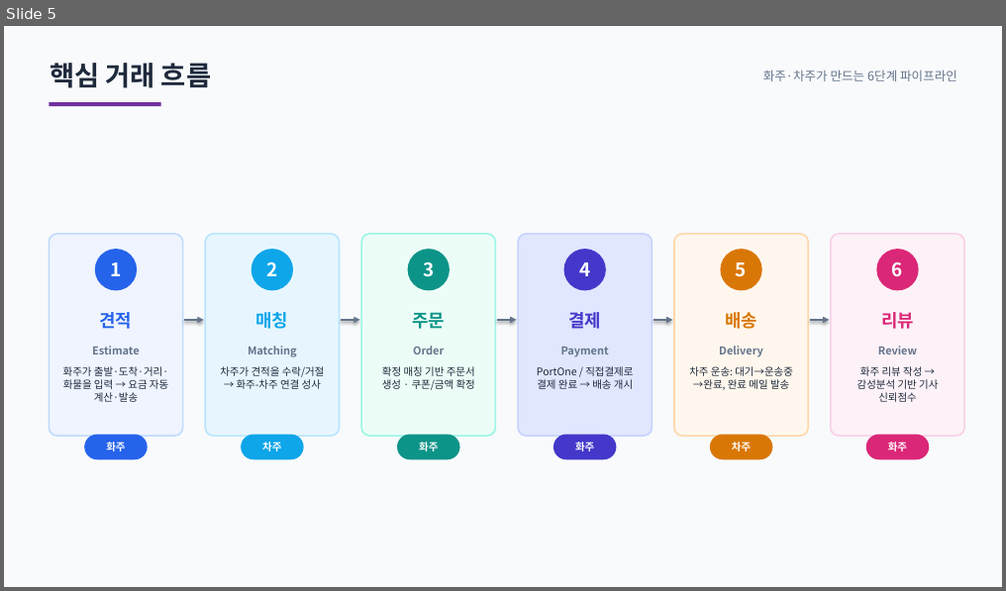
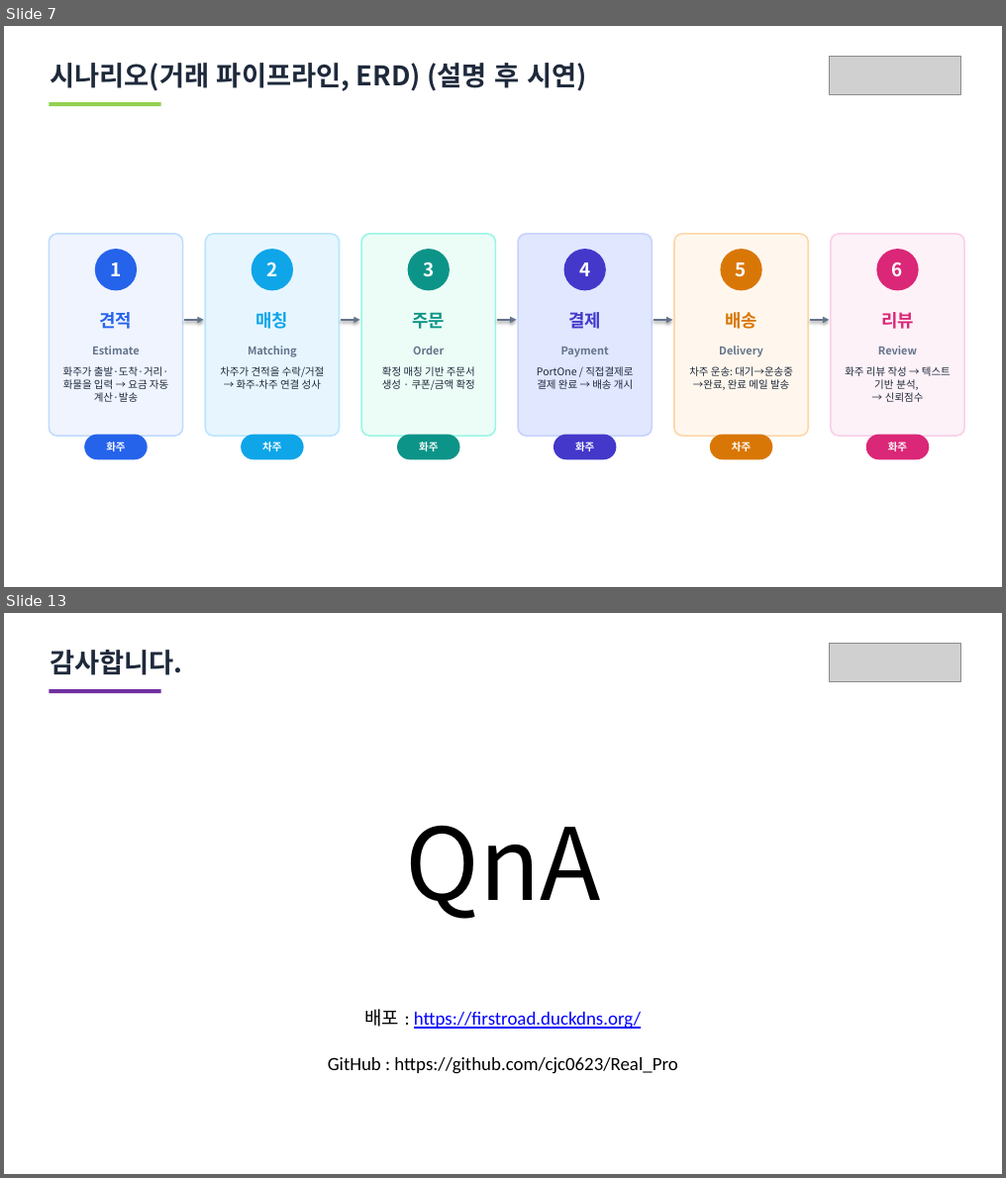
Before and after one commit to cjc0623/Real_Pro, a slide deck: FirstRoad.pptx. Shown one above the other, each under a label of ours: slide 5 before the commit, slides 7 and 13 after it; the slides between them are not shown. The pictures are 1006x591 and 1006x1178 pixels, drawn with LibreOffice and Linux fonts; fonts in the diff are those of the drawing; grey boxes stand for pictures. Boxes give left, top, right and bottom in pixels: in the first picture for what was removed or moved away, otherwise in the second. Text is boxed around its words. In the diff, an @@ line names an element or a change of style, - is before the commit and + after.

```diff
--- a/FirstRoad.pptx
+++ b/FirstRoad.pptx
@@ slide 13 added at [4, 613, 1002, 1174], background #FFFFFF @@
@@ text added at [50, 650, 183, 675], 26 pt, text #1E293B, bold @@
+감사합니다.
@@ picture added at [830, 643, 960, 682] @@
@@ rectangle added at [49, 689, 161, 694], fill #7030A0 @@
@@ text added at [405, 825, 601, 919], 96 pt, text #000000 @@
+QnA
@@ text added at [328, 1009, 677, 1074], 18 pt, text #000000 @@
+배포 : https://firstroad.duckdns.org/
+GitHub : https://github.com/cjc0623/Real_Pro
@@ what was slide 5 is now slide 7 @@
@@ slide 7 changed as well @@
@@ rectangle removed at [4, 26, 1002, 587] @@
@@ text at [50, 63, 587, 91]: text changed @@
-핵심 거래 흐름
+시나리오(거래 파이프라인, ERD) (설명 후 시연)
@@ text removed at [763, 70, 957, 81] @@
-화주·차주가 만드는 6단계 파이프라인
@@ picture added at [830, 56, 960, 95] @@
@@ rectangle at [49, 102, 161, 107]: fill #7030A0 to #92D050 @@
@@ text at [845, 367, 950, 402]: text changed @@
-화주 리뷰 작성 → 감성분석 기반 기사 신뢰점수
+화주 리뷰 작성 → 텍스트 기반 분석,
+→ 신뢰점수
```
Also in this commit, not shown: 4 other slides changed, 7 other slides added, 3 slides removed, 26 other files.
